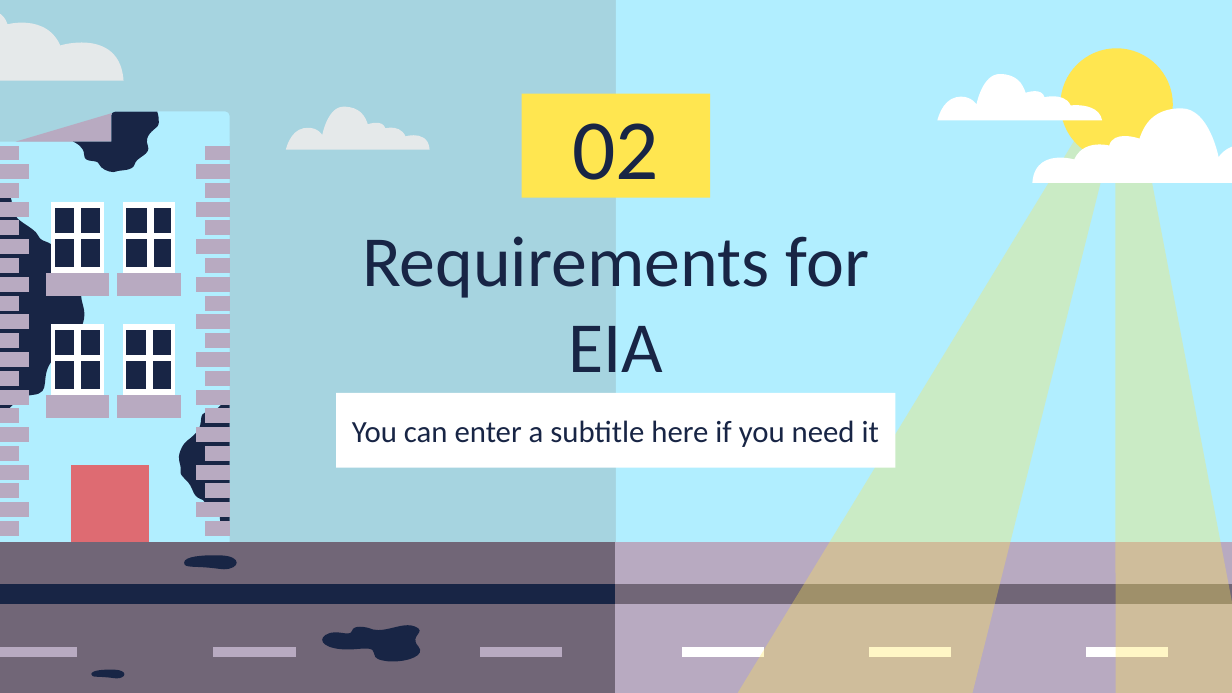
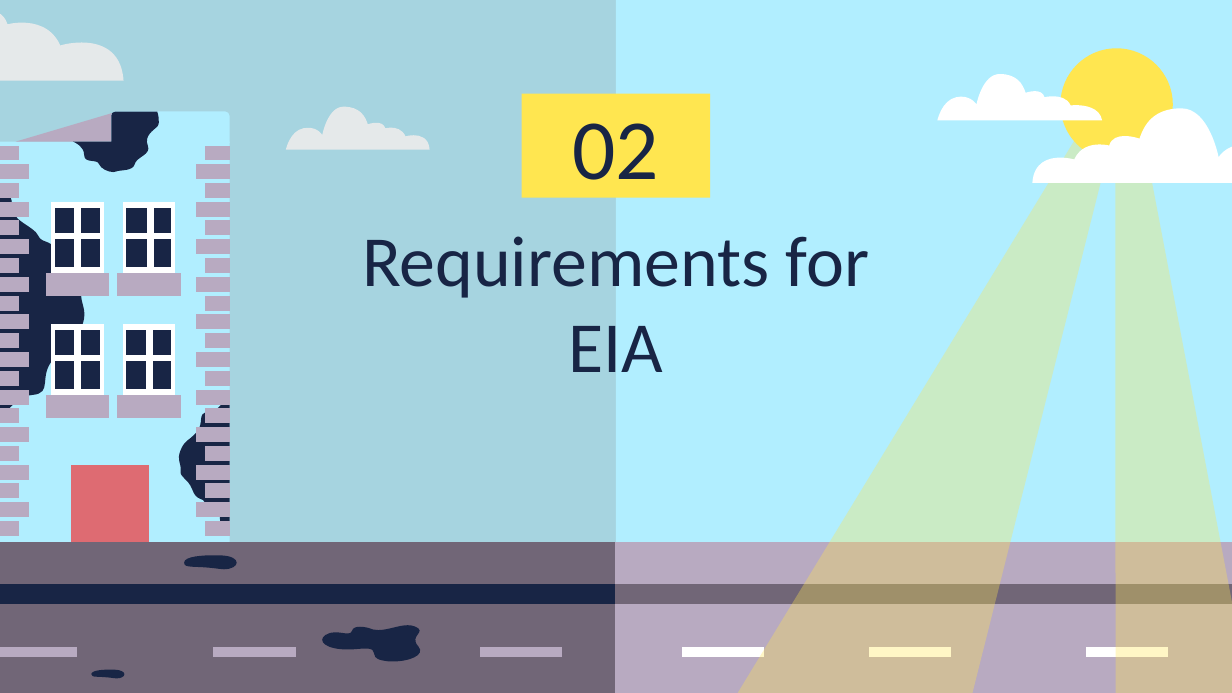
Before and after one commit to ShivayBhandari/IT-D4-GNDEC, a slide deck: slide 8 of Environmental Impact Assessment/Ports and Harbour.pptx. Drawn at 1232x693 pixels with LibreOffice and Linux fonts; fonts in the diff are those of the drawing. Boxes give left, top, right and bottom in pixels: in the first picture for what was removed or moved away, otherwise in the second. Text is boxed around its words. In the diff, an @@ line names an element or a change of style, - is before the commit and + after.

Commit message:
eia ppt updated

```diff
--- a/Environmental Impact Assessment/Ports and Harbour.pptx
+++ b/Environmental Impact Assessment/Ports and Harbour.pptx
@@ subtitle removed at (x1=336, y1=393, x2=896, y2=468) @@
-You can enter a subtitle here if you need it
```
Also in this commit, not shown: 2 other slides changed.
